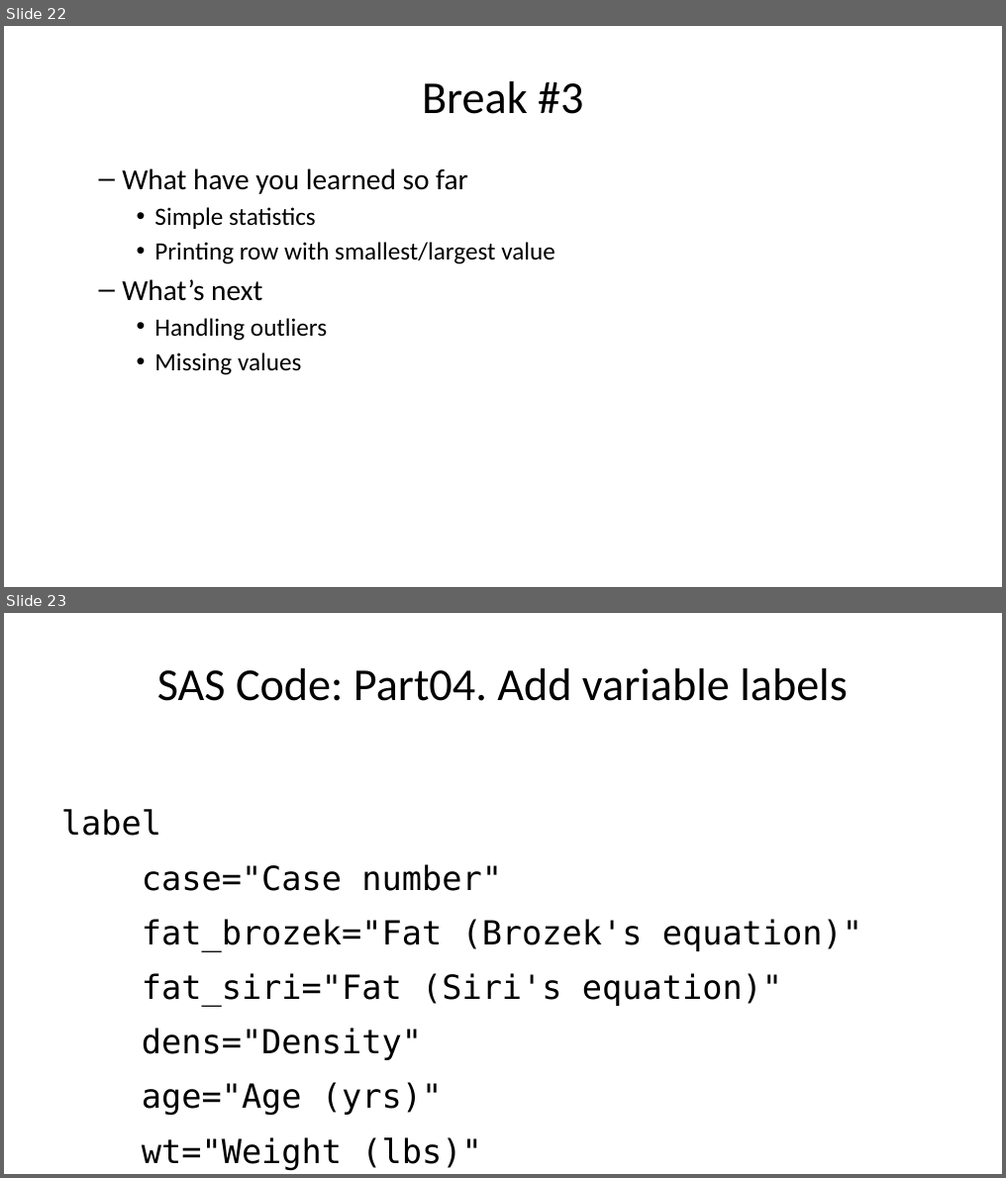
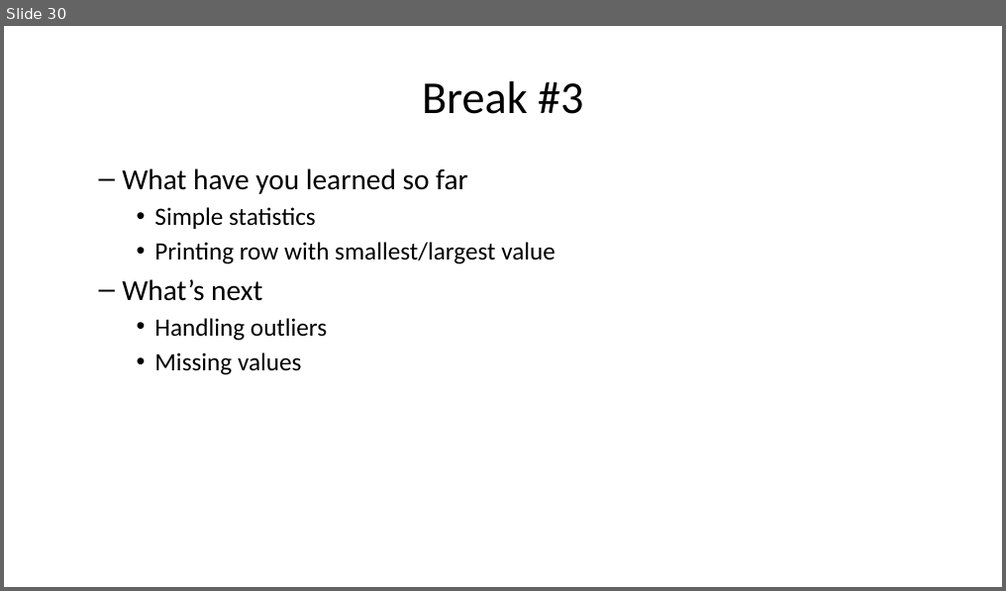
Before and after one commit to pmean/introduction-to-SAS, a slide deck: results/5507-02-simon-slides-and-speaker-notes.pptx. Shown one above the other, each under a label of ours: slides 22 and 23 before the commit, slide 30 after it. The pictures are 1006x1178 and 1006x591 pixels, drawn with LibreOffice and Linux fonts; fonts in the diff are those of the drawing. Boxes give left, top, right and bottom in pixels: in the first picture for what was removed or moved away, otherwise in the second. Text is boxed around its words. In the diff, an @@ line names an element or a change of style, - is before the commit and + after.

```diff
--- a/results/5507-02-simon-slides-and-speaker-notes.pptx
+++ b/results/5507-02-simon-slides-and-speaker-notes.pptx
@@ slide 23 removed at (4,613,1002,1174), background #FFFFFF @@
@@ title removed at (157,668,847,701) @@
-SAS Code: Part04. Add variable labels
@@ text removed at (61,809,862,1170) @@
-label
-case="Case number"
-fat_brozek="Fat (Brozek's equation)"
-fat_siri="Fat (Siri's equation)"
-dens="Density"
-age="Age (yrs)"
-wt="Weight (lbs)"
@@ what was slide 22 is now slide 30 @@
```
Also in this commit, not shown: 5 slides changed, 8 slides added, 2 other slides removed, 3 other files.
